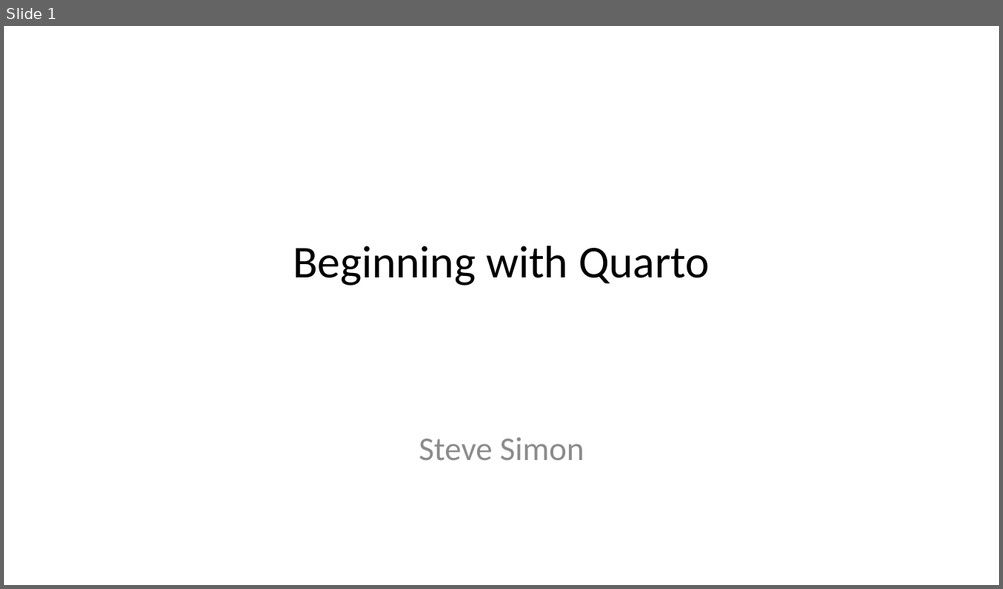
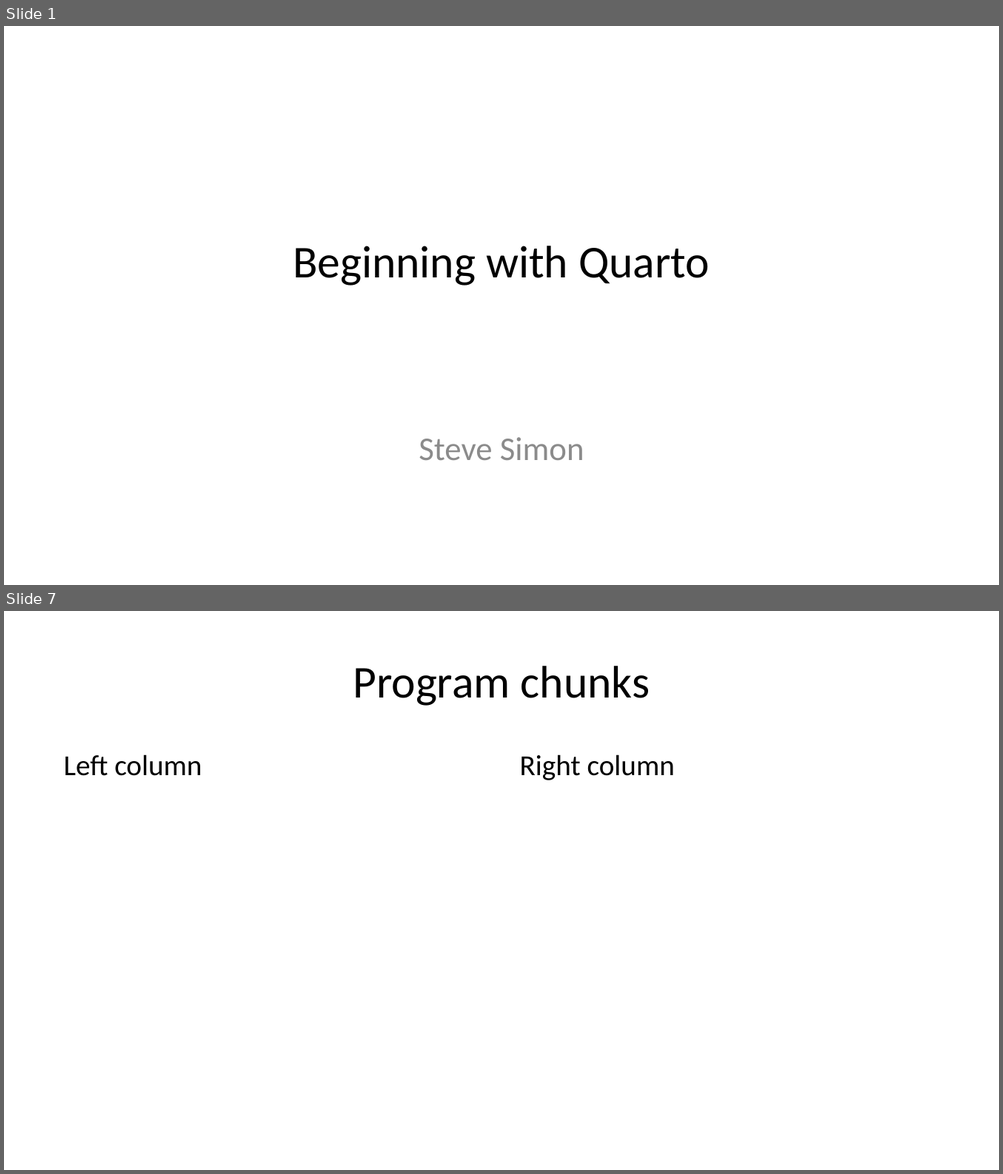
Before and after one commit to pmean/talks, a slide deck: quarto/beginning-with-quarto.pptx. Shown one above the other, each under a label of ours: slide 1 before the commit, slides 1 and 7 after it; the slides between them are not shown. The pictures are 1003x589 and 1003x1174 pixels, drawn with LibreOffice and Linux fonts; fonts in the diff are those of the drawing. Boxes give left, top, right and bottom in pixels: in the first picture for what was removed or moved away, otherwise in the second. Text is boxed around its words. In the diff, an @@ line names an element or a change of style, - is before the commit and + after.

```diff
--- a/quarto/beginning-with-quarto.pptx
+++ b/quarto/beginning-with-quarto.pptx
@@ slide 7 added at (x1=4, y1=611, x2=999, y2=1170), background #FFFFFF @@
@@ title added at (x1=353, y1=666, x2=649, y2=706), 33 pt, text #000000 @@
+Program chunks
@@ text added at (x1=64, y1=755, x2=202, y2=776), 21 pt, text #000000 @@
+Left column
@@ text added at (x1=520, y1=755, x2=674, y2=780), 21 pt, text #000000 @@
+Right column
```
Also in this commit, not shown: 3 slides changed, 3 other slides added, 1 slide removed, 1 other file.
